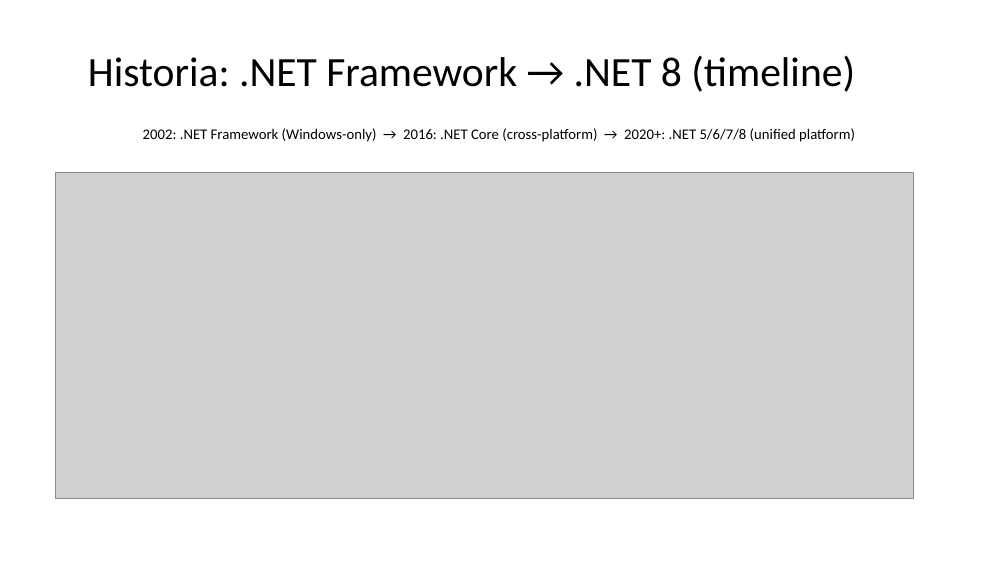
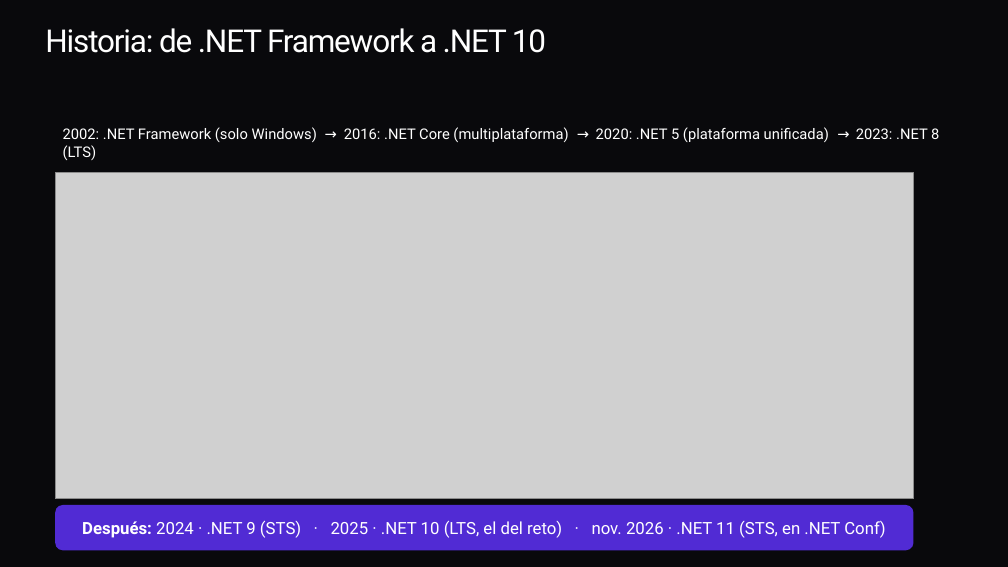
Before and after one commit to ybenzina/formacion-dotnet-junior, a slide deck: slide 6 of docs/masterclasses/masterclass-dotnet-technologies.pptx (slide 5 before the commit). Drawn at 1008x567 pixels with LibreOffice and Linux fonts; fonts in the diff are those of the drawing; grey boxes stand for pictures. Boxes give left, top, right and bottom in pixels: in the first picture for what was removed or moved away, otherwise in the second. Text is boxed around its words. In the diff, an @@ line names an element or a change of style, - is before the commit and + after.

```diff
--- a/docs/masterclasses/masterclass-dotnet-technologies.pptx
+++ b/docs/masterclasses/masterclass-dotnet-technologies.pptx
@@ background #FFFFFF to #09090C @@
@@ title "Historia: de .NET Framework a ..." at [45, 28, 546, 53]: vertical alignment middle to top @@
@@ title at [45, 28, 546, 53]: text changed; size 39.6 to 30 pt; font Calibri to Roboto; text colour #000000 to #FFFFFF @@
-Historia: .NET Framework → .NET 8 (timeline)
+Historia: de .NET Framework a .NET 10
@@ text at [63, 127, 939, 160]: text changed; font Calibri to Roboto; text colour #000000 to #FFFFFF @@
-2002: .NET Framework (Windows-only) → 2016: .NET Core (cross-platform) → 2020+: .NET 5/6/7/8 (unified platform)
+2002: .NET Framework (solo Windows) → 2016: .NET Core (multiplataforma) → 2020: .NET 5 (plataforma unificada) → 2023: .NET 8 (LTS)
@@ rounded rectangle added at [55, 505, 913, 551], fill #512BD4, 16 pt, text #FFFFFF @@
+Después: 2024 · .NET 9 (STS) · 2025 · .NET 10 (LTS, el del reto) · nov. 2026 · .NET 11 (STS, en .NET Conf)
```
Also in this commit, not shown: 8 other slides changed, 36 slides added, 16 slides removed, 9 other files.
